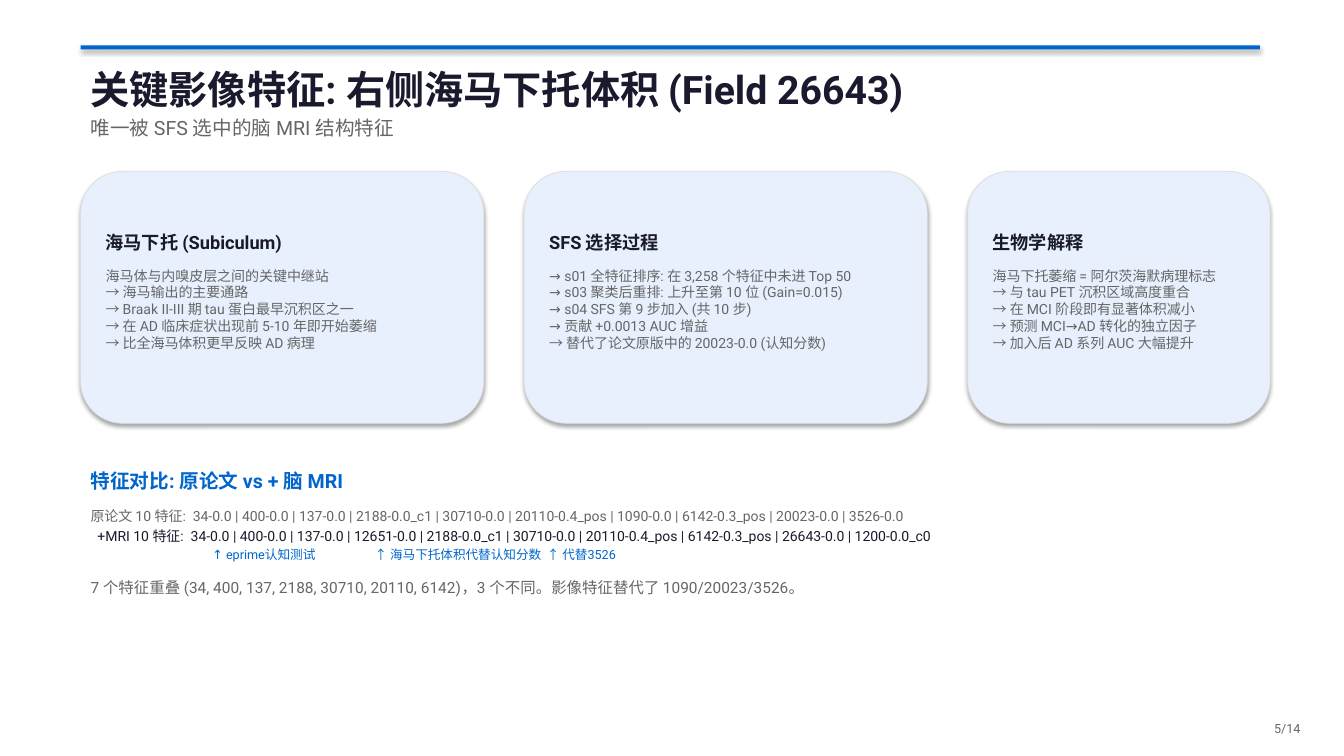
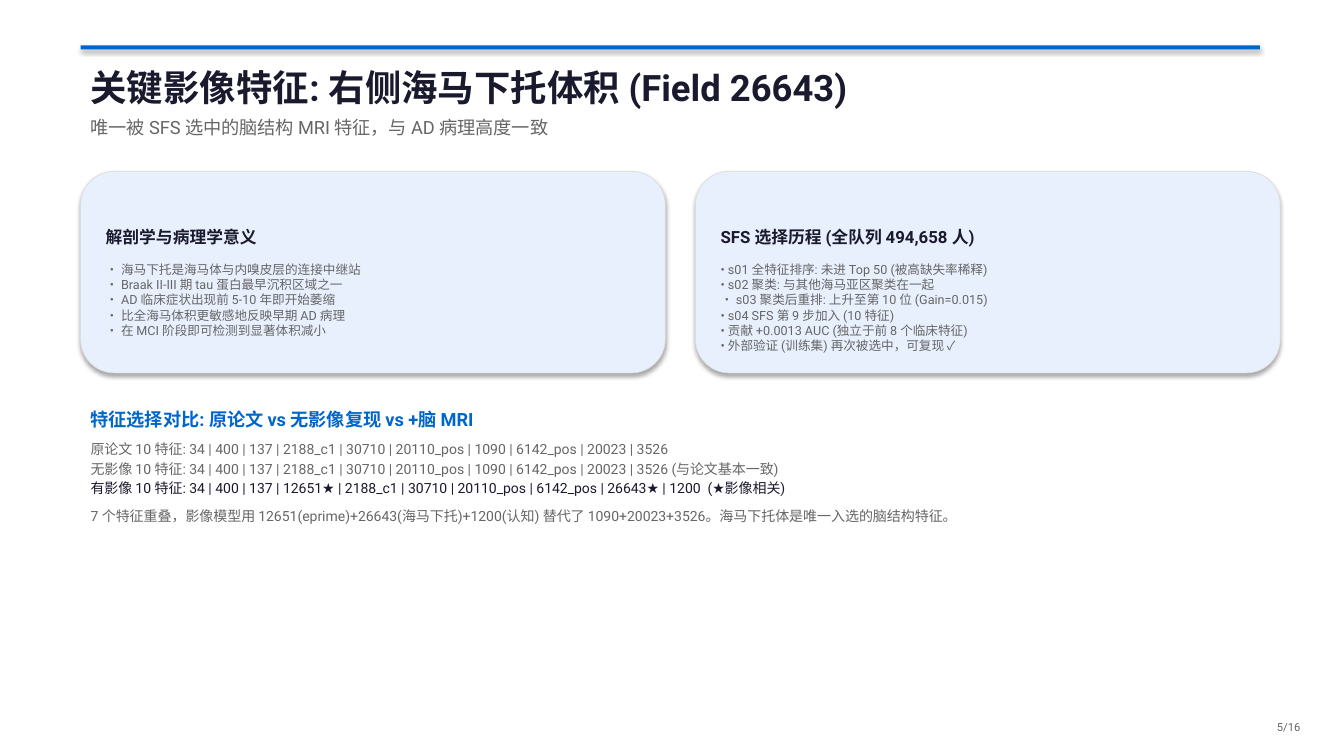
Before and after one commit to guxiao0592-byte/UKB, a slide deck: slide 5 of UKB-DRP_脑MRI影像分析报告.pptx. Drawn at 1344x756 pixels with LibreOffice and Linux fonts; fonts in the diff are those of the drawing. Boxes give left, top, right and bottom in pixels: in the first picture for what was removed or moved away, otherwise in the second. Text is boxed around its words. In the diff, an @@ line names an element or a change of style, - is before the commit and + after.

```diff
--- a/UKB-DRP_脑MRI影像分析报告.pptx
+++ b/UKB-DRP_脑MRI影像分析报告.pptx
@@ text "关键影像特征: 右侧海马下托体积 (Field 26643)" at <box>91,70,847,109</box>: size 28 to 26 pt @@
@@ text at <box>91,118,548,136</box>: text changed; size 14 to 13 pt @@
-唯一被 SFS 选中的脑 MRI 结构特征
+唯一被 SFS 选中的脑结构 MRI 特征，与 AD 病理高度一致
@@ rounded rectangle: place and size @@
-rounded rectangle at <box>81,171,484,423</box>
+rounded rectangle at <box>81,171,665,373</box>
@@ rounded rectangle removed at <box>524,171,928,423</box> @@
@@ rounded rectangle: place and size @@
-rounded rectangle at <box>968,171,1270,423</box>
+rounded rectangle at <box>696,171,1280,373</box>
@@ text removed at <box>106,233,281,253</box> @@
-海马下托 (Subiculum)
@@ text added at <box>106,228,257,245</box>, 12 pt, text #1A1A2E, bold @@
+解剖学与病理学意义
@@ text at <box>721,228,975,247</box>: text changed; size 13 to 12 pt @@
-SFS 选择过程
+SFS 选择历程 (全队列 494,658 人)
@@ text removed at <box>993,233,1084,251</box> @@
-生物学解释
@@ text at <box>121,263,361,336</box>: text changed; size 10 to 9 pt @@
-海马体与内嗅皮层之间的关键中继站
-→ 海马输出的主要通路
-→ Braak II-III 期 tau 蛋白最早沉积区之一
-→ 在 AD 临床症状出现前 5-10 年即开始萎缩
-→ 比全海马体积更早反映 AD 病理
+• 海马下托是海马体与内嗅皮层的连接中继站
+• Braak II-III 期 tau 蛋白最早沉积区域之一
+• AD 临床症状出现前 5-10 年即开始萎缩
+• 比全海马体积更敏感地反映早期 AD 病理
+• 在 MCI 阶段即可检测到显著体积减小
@@ text at <box>728,263,988,353</box>: text changed; size 10 to 9 pt @@
-→ s01 全特征排序: 在 3,258 个特征中未进 Top 50
-→ s03 聚类后重排: 上升至第 10 位 (Gain=0.015)
-→ s04 SFS 第 9 步加入 (共 10 步)
-→ 贡献 +0.0013 AUC 增益
-→ 替代了论文原版中的 20023-0.0 (认知分数)
+• s01 全特征排序: 未进 Top 50 (被高缺失率稀释)
+• s02 聚类: 与其他海马亚区聚类在一起
+• s03 聚类后重排: 上升至第 10 位 (Gain=0.015)
+• s04 SFS 第 9 步加入 (10 特征)
+• 贡献 +0.0013 AUC (独立于前 8 个临床特征)
+• 外部验证 (训练集) 再次被选中，可复现 ✓
@@ text removed at <box>993,269,1217,349</box> @@
-海马下托萎缩 = 阿尔茨海默病理标志
-→ 与 tau PET 沉积区域高度重合
-→ 在 MCI 阶段即有显著体积减小
-→ 预测 MCI→AD 转化的独立因子
-→ 加入后 AD 系列 AUC 大幅提升
@@ text at <box>91,410,957,524</box>: text changed @@
-特征对比: 原论文 vs + 脑 MRI
-原论文 10 特征: 34-0.0 | 400-0.0 | 137-0.0 | 2188-0.0_c1 | 30710-0.0 | 20110-0.4_pos | 1090-0.0 | 6142-0.3_pos | 20023-0.0 | 3526-0.0
-+MRI 10 特征: 34-0.0 | 400-0.0 | 137-0.0 | 12651-0.0 | 2188-0.0_c1 | 30710-0.0 | 20110-0.4_pos | 6142-0.3_pos | 26643-0.0 | 1200-0.0_c0
-↑ eprime认知测试 ↑ 海马下托体积代替认知分数 ↑ 代替3526
-7 个特征重叠 (34, 400, 137, 2188, 30710, 20110, 6142)，3 个不同。影像特征替代了 1090/20023/3526。
+特征选择对比: 原论文 vs 无影像复现 vs +脑 MRI
+原论文 10 特征: 34 | 400 | 137 | 2188_c1 | 30710 | 20110_pos | 1090 | 6142_pos | 20023 | 3526
+无影像 10 特征: 34 | 400 | 137 | 2188_c1 | 30710 | 20110_pos | 1090 | 6142_pos | 20023 | 3526 (与论文基本一致)
+有影像 10 特征: 34 | 400 | 137 | 12651★ | 2188_c1 | 30710 | 20110_pos | 6142_pos | 26643★ | 1200 (★影像相关)
+7 个特征重叠，影像模型用 12651(eprime)+26643(海马下托)+1200(认知) 替代了 1090+20023+3526。海马下托体是唯一入选的脑结构特征。
@@ text at <box>1277,723,1301,732</box>: text changed; size 9 to 8 pt @@
-5/14
+5/16
```
Also in this commit, not shown: 10 other slides changed, 5 slides added, 3 slides removed, 1 other file.
